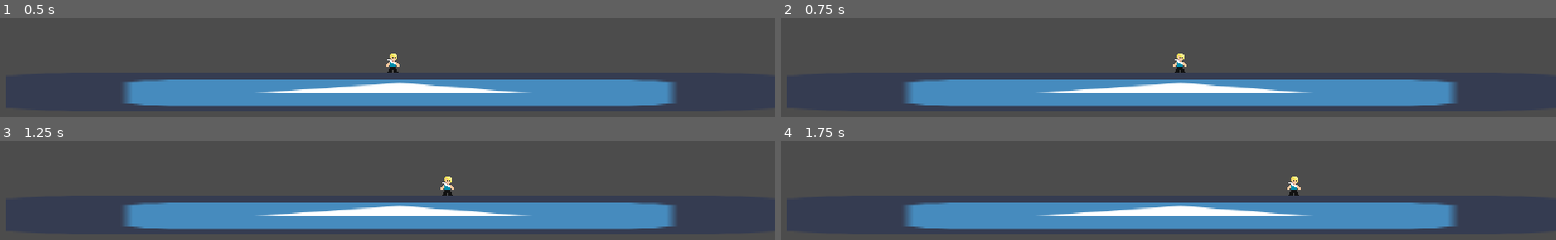
Above: before the commit, frames 1-4 (two rows, left to right).
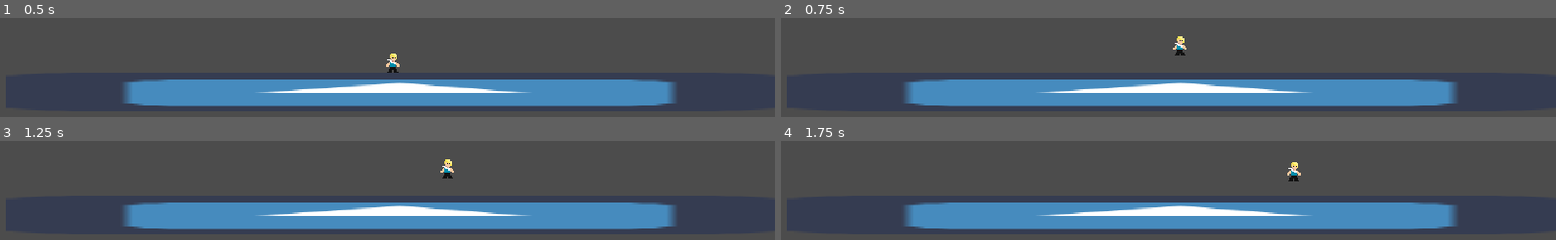
Above: after the commit, the same moments.

Repository: mhsgamedevelopmentclub/TheLookingGlass
Game: Godot game, scene res://testing/testScene.tscn
Two runs of this game, one before a commit and one after it. Both use one fixed random seed, a clock stepped at 60 frames per second and the inputs below. The project has no main scene, so this scene is started directly. The engine's default icon, where the game draws it, is replaced by a stand-in: a white triangle on a blue panel in a dark square.
Inputs:
- Up to frame 1 (0.5 s): no input
- Up to frame 2 (0.75 s): hold Right (move_right) from 0.53 s (still down); tap Up (jump) at 0.6 s
- Up to frame 3 (1.25 s): keep holding Right (move_right); tap Up (jump) at 0.77, 1.07 s
- Up to frame 4 (1.75 s): keep holding Right (move_right); tap Up (jump) at 1.35, 1.52 s

Frame 1 is identical in both runs. In frame 2, 0.4% of the frame differs, in the area x 50-53%, y 18-56%; in frame 3, 0.4%; in frame 4, 0.4%.

Commit message:
added variable jump height & animation players to retro character

Diff:
--- a/testing/player.gd
+++ b/testing/player.gd
@@ -7,23 +7,30 @@
 export var acceleration := 0.04
 export var deceleration := 0.04
 
-var velo = Vector2()
+var velo := Vector2()
+var is_jumping := false
 
 func _physics_process(delta):
-	if !is_on_floor():
-		velo.y += delta * GRAV_CONSTANT
-
 	if Input.is_action_pressed("move_right"):
 		velo.x = lerp(velo.x, max_speed, acceleration)
+		$AnimatedSprite.flip_h = false
 	elif Input.is_action_pressed("move_left"):
 		velo.x = lerp(velo.x, -max_speed, acceleration)
+		$AnimatedSprite.flip_h = true
 	else:
 		velo.x = lerp(velo.x, 0, deceleration)
 
+	if not is_on_floor():
+		velo.y += delta * GRAV_CONSTANT
+
 	if Input.is_action_just_pressed("jump") and is_on_floor():
-		var start = OS.get_ticks_msec()
-		if Input.is_action_just_released("jump"):
-			var end = OS.get_ticks_msec() - start
-			velo.y = -(jump_height * end * 100)
+		velo.y = -jump_height
+		is_jumping = true
+	if Input.is_action_just_released("jump") and is_jumping:
+		velo.y = -25
+		is_jumping = false
+
+	if velo.x != 0:
+		$AnimatedSprite.play()
 
 	move_and_slide(velo, Vector2.UP)
